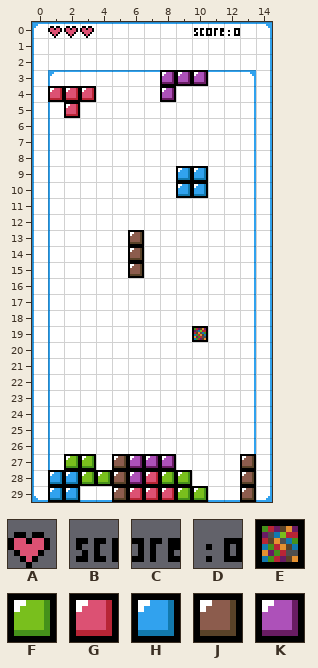
Tiled map, stored at src/img/8 Bit Tetris.tmx. Above, as it was before the edit.
Cells are 8x8 px. Shown: x 0..14, y 0..29. The commit also replaced the tileset; all pictures use the new one.
Key: from "8 bit tetris": A 5, B 7, C 8, D 9, E 14, F 42, G 46, H 50, J 87, K 113.
_ is an empty cell.
Layers that did not change in this view are not listed.
Layer "Sprite" before, first column x 0:
 0 _AAA______BCD__
 1 _______________
 2 _______________
 3 ________KKK____
 4 _GGG____K______
 5 __G____________
 6 _______________
 7 _______________
 8 _______________
 9 _________HH____
10 _________HH____
11 _______________
12 _______________
13 ______J________
14 ______J________
15 ______J________
16 _______________
17 _______________
18 _______________
19 __________E____
20 _______________
21 _______________
22 _______________
23 _______________
24 _______________
25 _______________
26 _______________
27 __FF_JKKK____J_
28 _HHFFJKGFF___J_
29 _HH__JGGGFF__J_
And afterwards:
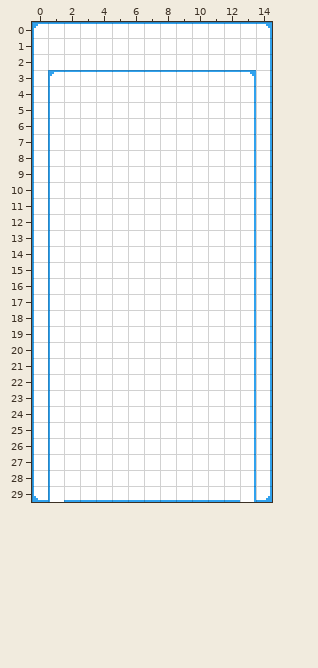
Diff:
Layer "Sprite" (now hidden):
y 0: x 1..3 AAA -> ___; x 10..12 BCD -> ___
y 3: x 8..10 KKK -> ___
y 4: x 1..3 GGG -> ___; x 8 K -> _
y 5: x 2 G -> _
y 9..10: x 9..10 HH -> __
y 13..15: x 6 J -> _
y 19: x 10 E -> _
y 27: x 2..3 FF -> __; x 5..8 JKKK -> ____; x 13 J -> _
y 28: x 1..9 HHFFJKGFF -> _________; x 13 J -> _
y 29: x 1..2 HH -> __; x 5..10 JGGGFF -> ______; x 13 J -> _
